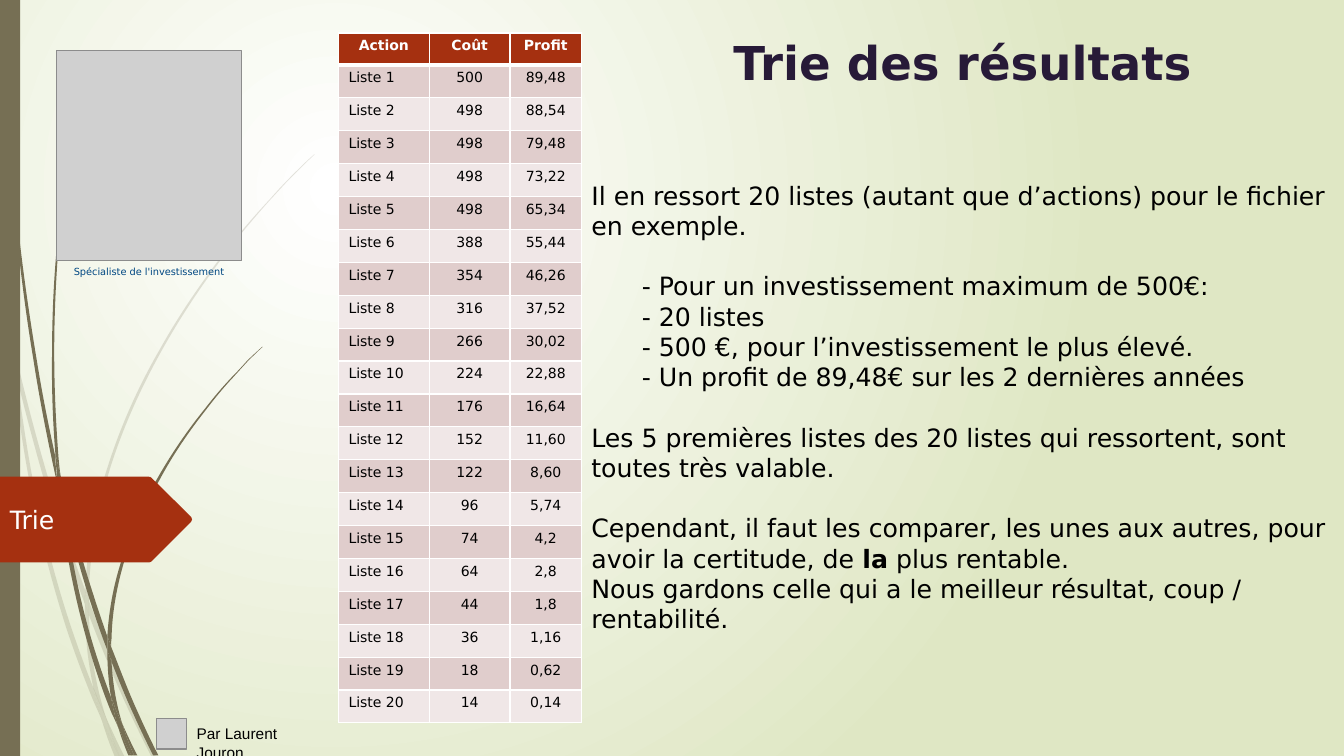
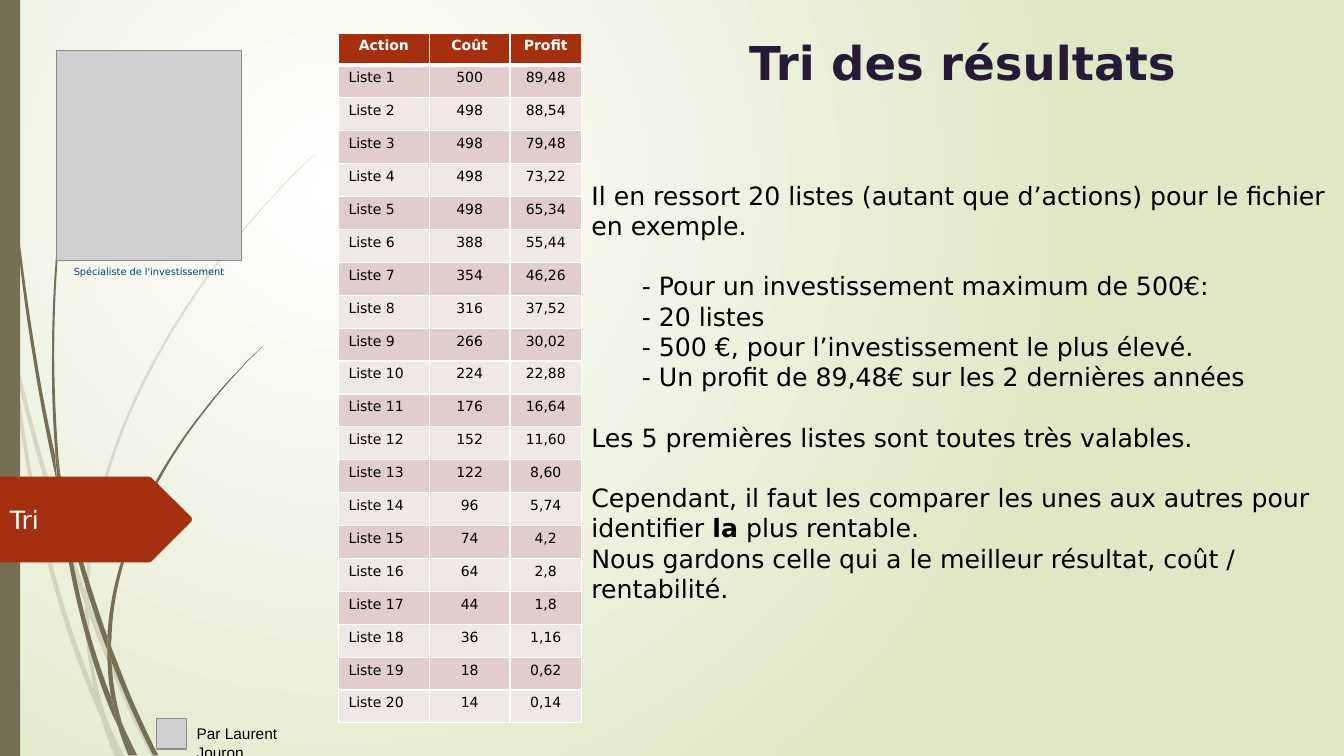
Before and after one commit to LaurentJouron/Python_algo_invest_trade, a slide deck: slide 13 of pptx/algo invest.pptx (slide 9 before the commit). Drawn at 1344x756 pixels with LibreOffice and Linux fonts; fonts in the diff are those of the drawing; grey boxes stand for pictures. Boxes give left, top, right and bottom in pixels: in the first picture for what was removed or moved away, otherwise in the second. Text is boxed around its words. In the diff, an @@ line names an element or a change of style, - is before the commit and + after.

```diff
--- a/pptx/algo invest.pptx
+++ b/pptx/algo invest.pptx
@@ text at box(749, 43, 1175, 81): text changed @@
-Trie des résultats
+Tri des résultats
@@ text at box(591, 427, 1310, 599): text changed @@
-Les 5 premières listes des 20 listes qui ressortent, sont toutes très valable.
-Cependant, il faut les comparer, les unes aux autres, pour avoir la certitude, de la plus rentable.
-Nous gardons celle qui a le meilleur résultat, coup / rentabilité.
+Les 5 premières listes sont toutes très valables.
+Cependant, il faut les comparer les unes aux autres pour identifier la plus rentable.
+Nous gardons celle qui a le meilleur résultat, coût / rentabilité.
@@ text at box(10, 510, 39, 529): text changed @@
-Trie
+Tri
```
Also in this commit, not shown: 10 other slides changed, 3 slides added, 6 slides removed, 10 other files.
